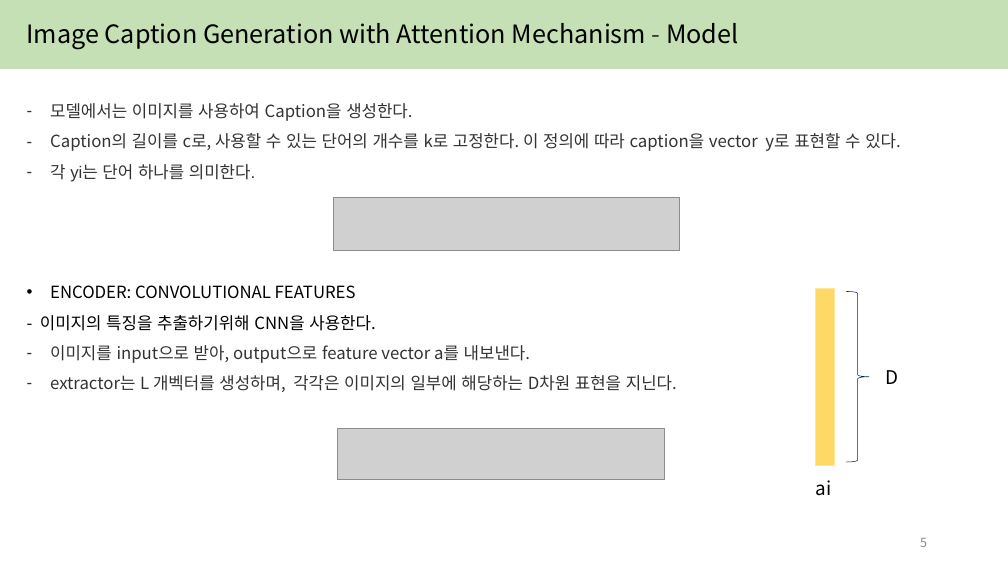
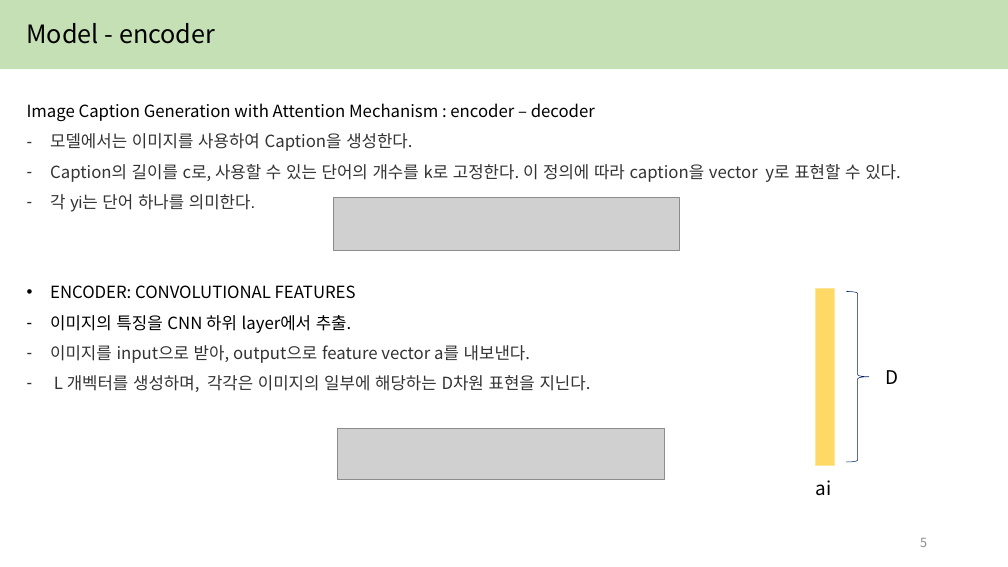
Before and after one commit to yejin087/study_image_caption, a slide deck: slide 5 of 4주차.pptx. Drawn at 1008x567 pixels with LibreOffice and Linux fonts; fonts in the diff are those of the drawing; grey boxes stand for pictures. Boxes give left, top, right and bottom in pixels: in the first picture for what was removed or moved away, otherwise in the second. Text is boxed around its words. In the diff, an @@ line names an element or a change of style, - is before the commit and + after.

```diff
--- a/4주차.pptx
+++ b/4주차.pptx
@@ text at <box>27,23,215,44</box>: text changed @@
-Image Caption Generation with Attention Mechanism - Model
+Model - encoder
@@ text at <box>27,103,595,122</box>: paragraph added @@
+Image Caption Generation with Attention Mechanism : encoder – decoder
@@ text at <box>50,315,352,333</box>: text changed @@
-- 이미지의 특징을 추출하기위해 CNN을 사용한다.
+– 이미지의 특징을 CNN 하위 layer에서 추출.
@@ text at <box>54,375,591,392</box>: text changed @@
-– extractor는 L 개벡터를 생성하며, 각각은 이미지의 일부에 해당하는 D차원 표현을 지닌다.
+– L 개벡터를 생성하며, 각각은 이미지의 일부에 해당하는 D차원 표현을 지닌다.
```
Also in this commit, not shown: 6 other slides changed, 2 slides added.
